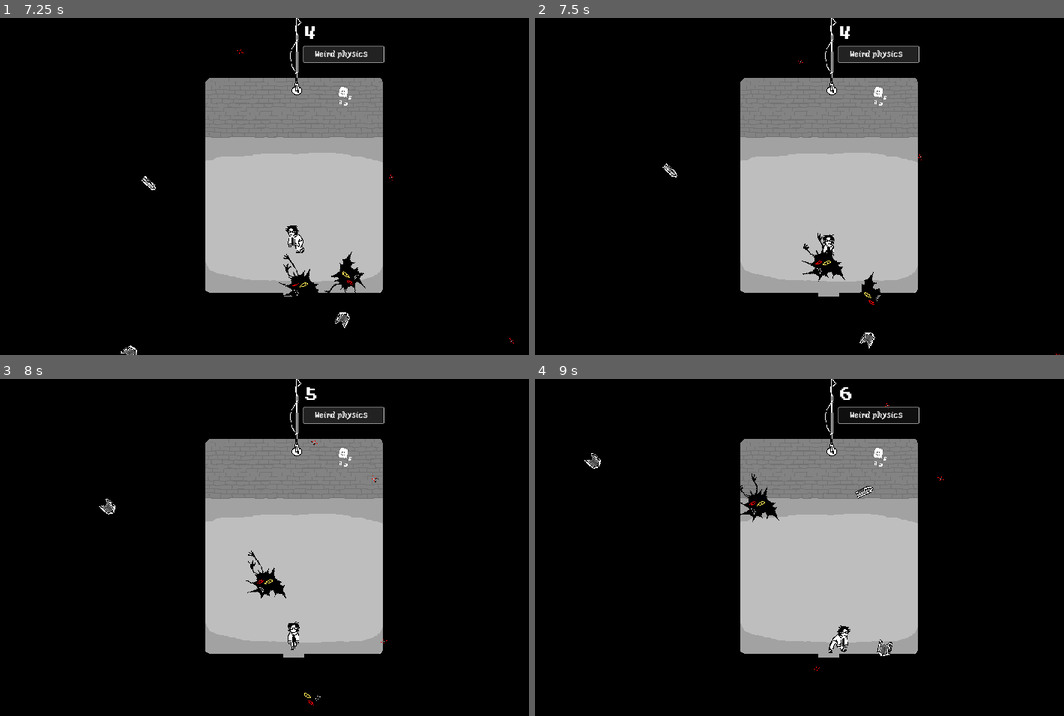
Above: before the commit, frames 1-4 (two rows, left to right).
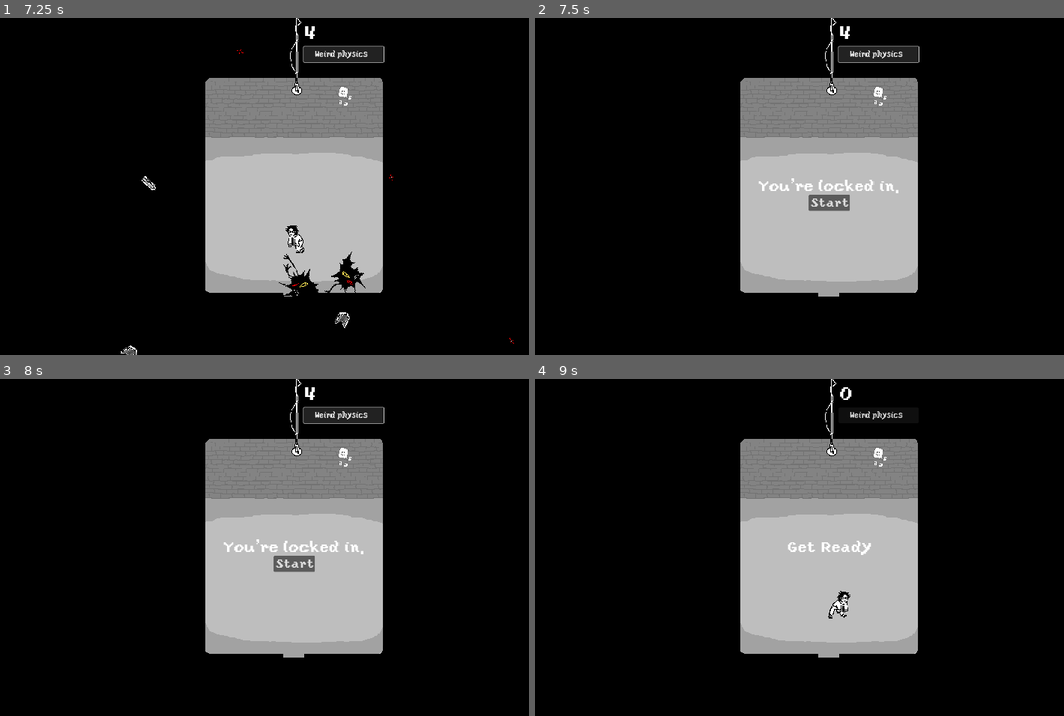
Above: after the commit, the same moments.

Repository: Buramuh/sibtrio
Game: Godot game, scene res://main.tscn
Two runs of this game, one before a commit and one after it. Both use one fixed random seed, a clock stepped at 60 frames per second and the inputs below.
Inputs (mouse positions are in pixels of both pictures, inside the frame that each line leads up to):
- Up to frame 1 (7.25 s): click "Start" at 0.5 s; click "Weird physics" at 1.25 s; click "x Weird physics" at 2 s; hold Right (move_right) 2.78-3.53 s; hold Down (move_down) 3.53-4.28 s; hold Right (move_right) 4.28-5.03 s; hold Up (move_up) 5.03-5.78 s; hold Left (move_left) from 5.78 s (still down)
- Up to frame 2 (7.5 s): release Left (move_left) at 7.28 s; hold Down (move_down) from 7.28 s (still down)
- Up to frame 3 (8 s): keep holding Down (move_down)
- Up to frame 4 (9 s): release Down (move_down) at 8 s; click (831, 564) at 8 s, where only the run after the commit has a clickable "Start"; hold Right (move_right) from 8.78 s (still down)

Frame 1 is identical in both runs. In frame 2, 1.4% of the frame differs, in the area x 24-100%, y 12-100%; in frame 3, 1.3%; in frame 4, 1.3%.

Commit message:
Give mobs custom hitboxes
Hit box is decided based on randomly chosen animation

Diff:
--- a/Demo's/celeryman/actors/mob.gd
+++ b/Demo's/celeryman/actors/mob.gd
@@ -1,20 +1,25 @@
 extends RigidBody2D
 
 
-# Called when the node enters the scene tree for the first time.
 
+# --- Standard ---
 func _ready():
 	var mob_types = $AnimatedSprite2D.sprite_frames.get_animation_names()
-	$AnimatedSprite2D.play(mob_types[randi() % mob_types.size()])
-	#collision_mask = 1 -> test, now i gotta bind it to button
+	var mob_type = mob_types[randi() % mob_types.size()]
+	var model_table = { # A dictionary / table # (key -> value) # value = table.get(key)
+		"mob1" : $ShapeMob1, # key : value
+		"mob2" : $ShapeMob2,
+		"mob3" : $ShapeMob3
+	}
+	model_table.get(mob_type).disabled = false
+	$AnimatedSprite2D.play(mob_type)
 
-# Called every frame. 'delta' is the elapsed time since the previous frame.
 
 func _process(delta):
 	pass
 
 
+
+# --- Listeners ---
 func _on_visible_on_screen_notifier_2d_screen_exited():
 	queue_free()
-
-#if var physics = true:
--- a/Demo's/celeryman/actors/mob.tscn
+++ b/Demo's/celeryman/actors/mob.tscn
@@ -71,6 +71,14 @@
 [sub_resource type="RectangleShape2D" id="RectangleShape2D_gcbdk"]
 size = Vector2(45, 32)
 
+[sub_resource type="CapsuleShape2D" id="CapsuleShape2D_2br7e"]
+radius = 7.0
+height = 22.0
+
+[sub_resource type="CapsuleShape2D" id="CapsuleShape2D_73luk"]
+radius = 29.0
+height = 76.0
+
 [node name="Mob1" type="RigidBody2D" groups=["mobs"]]
 collision_mask = 0
 gravity_scale = 0.0
@@ -80,15 +88,32 @@
 [node name="AnimatedSprite2D" type="AnimatedSprite2D" parent="."]
 scale = Vector2(2, 2)
 sprite_frames = SubResource("SpriteFrames_y2ddn")
-animation = &"mob3"
+animation = &"mob1"
+frame_progress = 0.169512
 
-[node name="CollisionShape2D3" type="CollisionShape2D" parent="."]
+[node name="ShapeMob3" type="CollisionShape2D" parent="."]
+visible = false
 position = Vector2(0.5, -1)
 rotation = 3.14159
 shape = SubResource("RectangleShape2D_gcbdk")
+disabled = true
 
 [node name="VisibleOnScreenNotifier2D" type="VisibleOnScreenNotifier2D" parent="."]
 position = Vector2(-3.5, -1)
 rotation = 3.14159
 
+[node name="ShapeMob2" type="CollisionShape2D" parent="."]
+visible = false
+position = Vector2(0, -2)
+rotation = 1.5708
+shape = SubResource("CapsuleShape2D_2br7e")
+disabled = true
+
+[node name="ShapeMob1" type="CollisionShape2D" parent="."]
+visible = false
+position = Vector2(-4, 10)
+rotation = 1.5708
+shape = SubResource("CapsuleShape2D_73luk")
+disabled = true
+
 [connection signal="screen_exited" from="VisibleOnScreenNotifier2D" to="." method="_on_visible_on_screen_notifier_2d_screen_exited"]
Not shown: 1 places in Demo's/celeryman/actors/mob.tscn that only renumber resources
